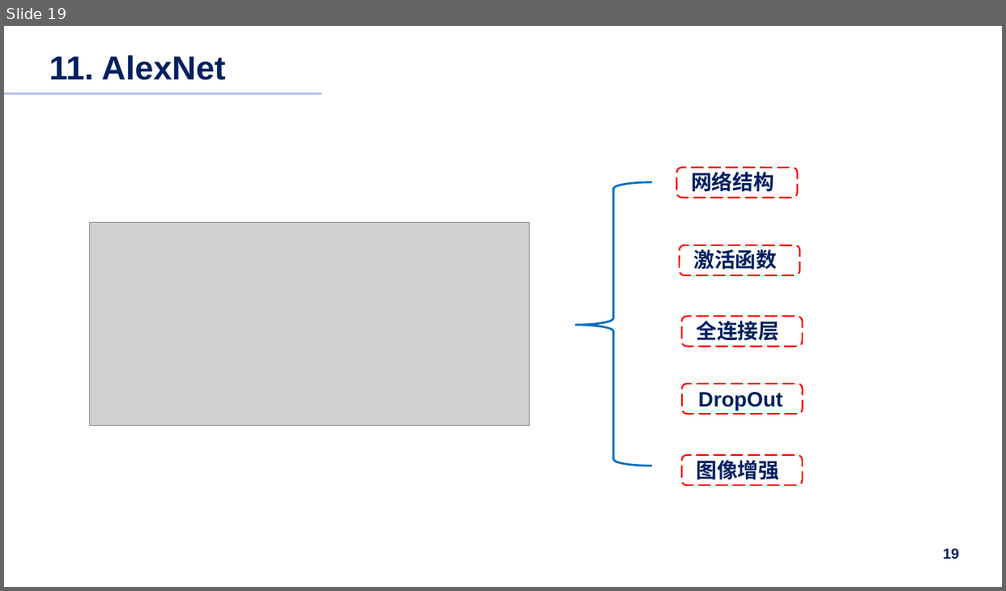
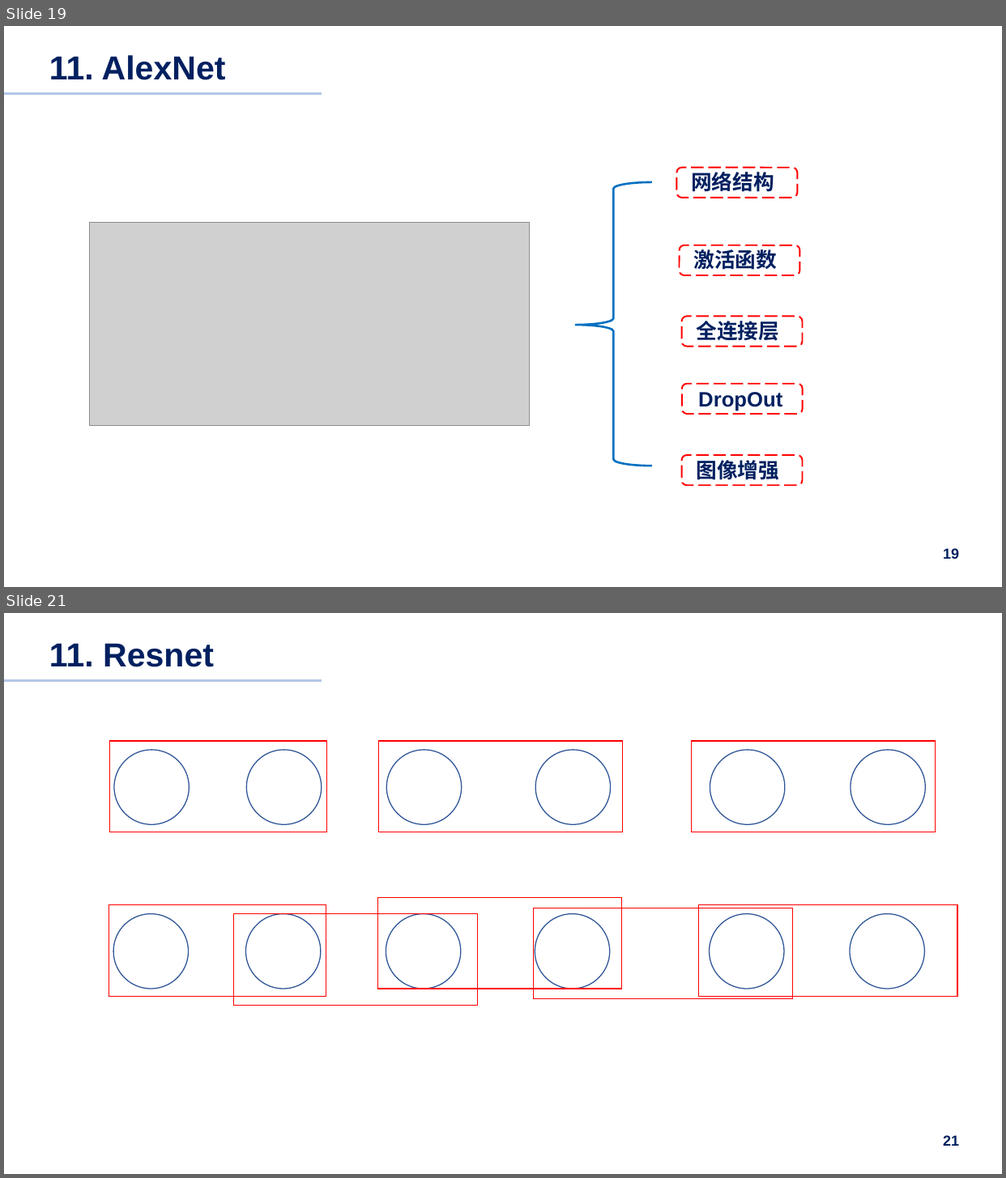
Before and after one commit to pilipala5/Neural-Network-from-zero-to-hero, a slide deck: Summary.pptx. Shown one above the other, each under a label of ours: slide 19 before the commit, slides 19 and 21 after it; the slides between them are not shown. The pictures are 1006x591 and 1006x1178 pixels, drawn with LibreOffice and Linux fonts; fonts in the diff are those of the drawing; grey boxes stand for pictures. Boxes give left, top, right and bottom in pixels: in the first picture for what was removed or moved away, otherwise in the second. Text is boxed around its words. In the diff, an @@ line names an element or a change of style, - is before the commit and + after.

```diff
--- a/Summary.pptx
+++ b/Summary.pptx
@@ slide 21 added at (4, 613, 1002, 1174), background #FFFFFF @@
@@ title added at (49, 643, 214, 667), 32 pt, text #002060, bold @@
+11. Resnet
@@ line added from (4, 680) to (322, 680), #B4C7E7 2.5 pt @@
@@ rectangle added at (109, 741, 326, 833), outline #FF0000 1 pt @@
@@ ellipse added at (114, 750, 189, 825), outline #2F5597 1 pt @@
@@ ellipse added at (246, 750, 322, 825), outline #2F5597 1 pt @@
@@ rectangle added at (379, 741, 622, 833), outline #FF0000 1 pt @@
@@ ellipse added at (386, 750, 462, 825), outline #2F5597 1 pt @@
@@ ellipse added at (535, 750, 611, 825), outline #2F5597 1 pt @@
@@ rectangle added at (692, 741, 936, 833), outline #FF0000 1 pt @@
@@ ellipse added at (710, 750, 785, 825), outline #2F5597 1 pt @@
@@ ellipse added at (850, 750, 926, 825), outline #2F5597 1 pt @@
@@ rectangle added at (378, 897, 621, 989), outline #FF0000 1 pt @@
@@ rectangle added at (108, 905, 326, 997), outline #FF0000 1 pt @@
@@ ellipse added at (113, 914, 188, 989), outline #2F5597 1 pt @@
@@ rectangle added at (234, 914, 477, 1005), outline #FF0000 1 pt @@
@@ ellipse added at (246, 914, 321, 989), outline #2F5597 1 pt @@
@@ ellipse added at (386, 914, 461, 989), outline #2F5597 1 pt @@
@@ rectangle added at (533, 908, 792, 999), outline #FF0000 1 pt @@
@@ ellipse added at (535, 914, 610, 989), outline #2F5597 1 pt @@
@@ rectangle added at (699, 905, 957, 997), outline #FF0000 1 pt @@
@@ ellipse added at (710, 914, 784, 989), outline #2F5597 1 pt @@
@@ ellipse added at (850, 914, 925, 989), outline #2F5597 1 pt @@
@@ page number added at (943, 1135, 959, 1146), 14 pt, text #002060, bold @@
+21
```
Also in this commit, not shown: 1 slide changed, 5 other files.
